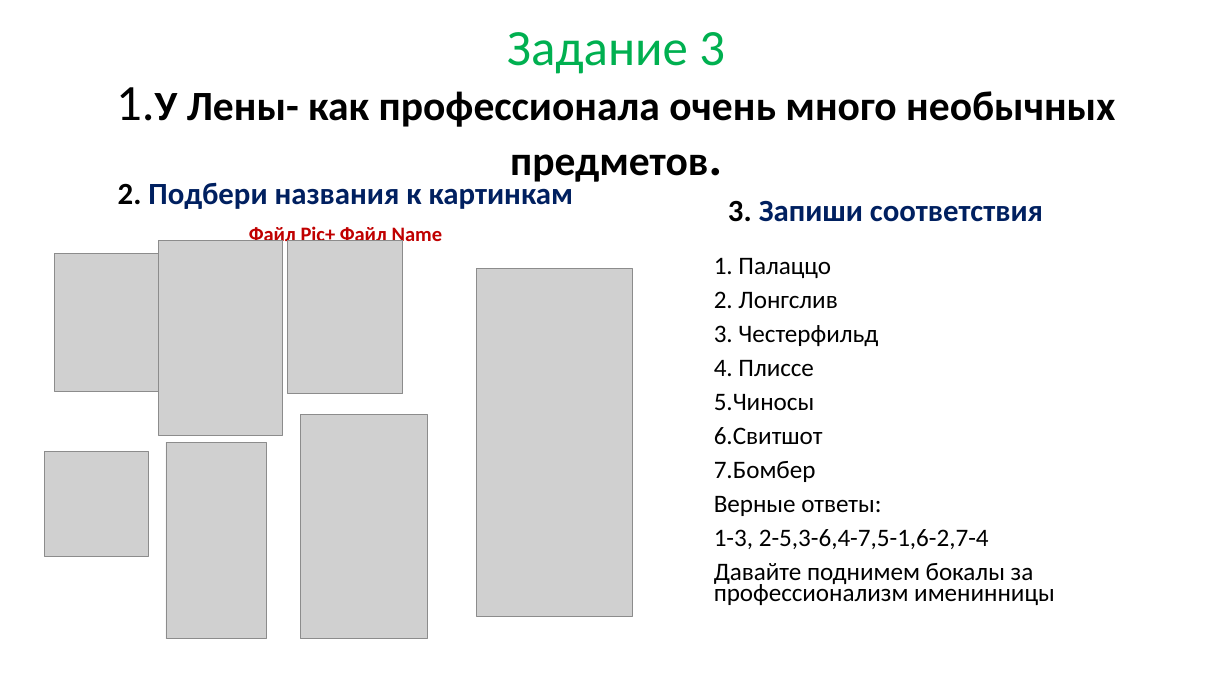
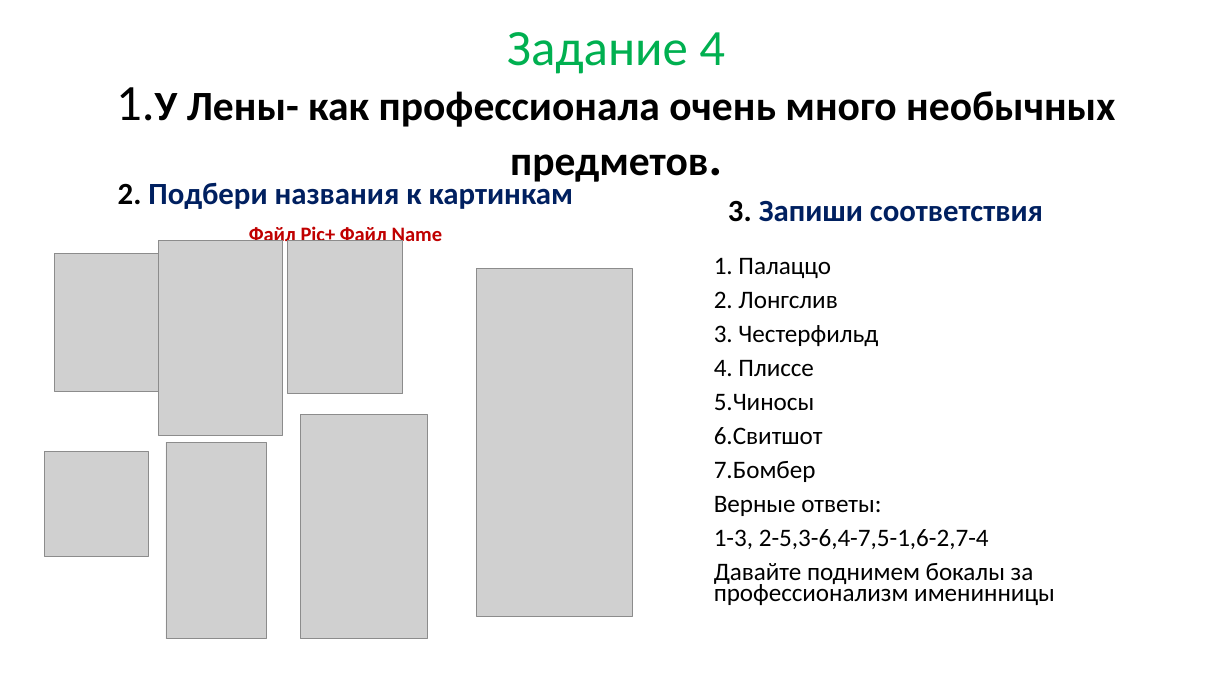
Before and after one commit to vvaassiihhaa/masha, a slide deck: slide 6 of КВЕСТ/Kvest 0504.pptx (slide 4 before the commit). Drawn at 1232x693 pixels with LibreOffice and Linux fonts; fonts in the diff are those of the drawing; grey boxes stand for pictures. Boxes give left, top, right and bottom in pixels: in the first picture for what was removed or moved away, otherwise in the second. Text is boxed around its words. In the diff, an @@ line names an element or a change of style, - is before the commit and + after.

```diff
--- a/КВЕСТ/Kvest 0504.pptx
+++ b/КВЕСТ/Kvest 0504.pptx
@@ title at bbox=[116, 32, 1115, 182]: text changed @@
-Задание 3
-1.У Лены- как профессионала очень много необычных предметов.
+Задание 4
+1.У Лены- как профессионала очень много необычных предметов.
```
Also in this commit, not shown: 6 other slides changed, 1 slide added, 2 other files.
